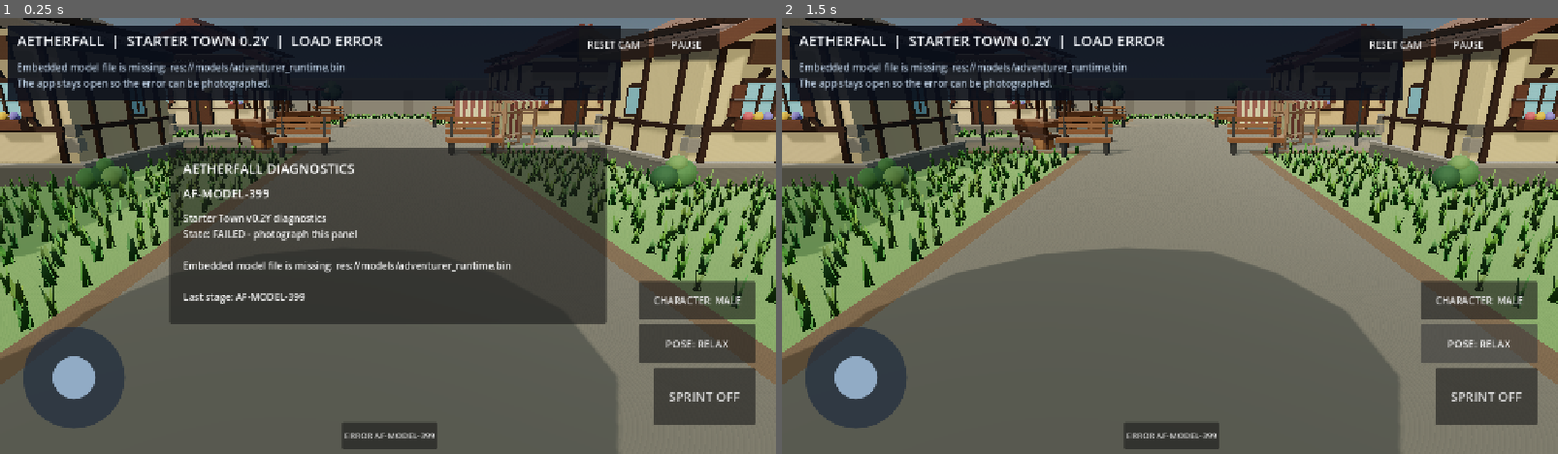
Above: before the commit, frames 1-2 (left to right).
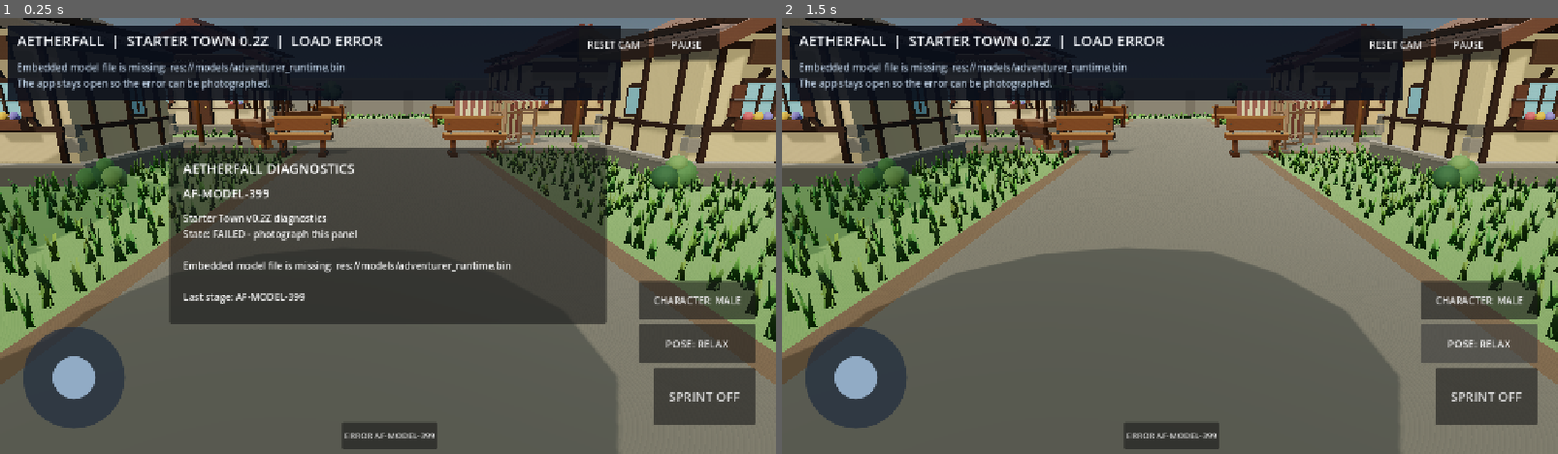
Above: after the commit, the same moments.

Repository: demetrecerrone-star/Aetherfall
Game: Godot game, scene res://starter_town.tscn
The game is run twice, just before and just after one commit, with the same random seed, the same clock (stepped at 60 frames per second) and the same inputs.
Inputs:
- Up to frame 1 (0.25 s): no input
- Up to frame 2 (1.5 s): click "ERROR AF-MODEL-399" at 0.5 s; click "POSE: RELAX" at 1.25 s

The runs differ from the first frame. In frame 1, 9.2% of the frame differs, in the area x 0-100%, y 4-75%; in frame 2, 9.8%.

Commit message:
Restore v0.2Z walkable awning collision, timber lantern posts and medieval benches with wood textures

Diff:
--- a/cleanroom/starter_town.gd
+++ b/cleanroom/starter_town.gd
@@ -257,7 +257,7 @@
             state = "READY - no startup errors detected"
         elif _startup_failed:
             state = "FAILED - photograph this panel"
-        _diag_detail_label.text = "Starter Town v0.2Y diagnostics\nState: " + state + "\n\n" + _diag_detail_text + "\n\nLast stage: " + _diag_code
+        _diag_detail_label.text = "Starter Town v0.2Z diagnostics\nState: " + state + "\n\n" + _diag_detail_text + "\n\nLast stage: " + _diag_code
 
 func _load_town_textures() -> void:
     _town_textures.clear()
@@ -616,9 +616,12 @@
     elif title == "BLACKSMITH":
         facade = "Blacksmith"
     var landmark := not title.is_empty()
+    # Match imported doorway clearance to a standing adventurer. The former
+    # height left several low arches at the player's shoulder level.
+    var doorway_scale := 1.22 if landmark else 1.26
     var desired_size := Vector3(
         width + (0.72 if landmark else 0.38),
-        body_size.y + (3.55 if landmark else 2.72),
+        (body_size.y + (3.55 if landmark else 2.72)) * doorway_scale,
         depth + (0.66 if landmark else 0.36)
     )
     var imported := SceneryReplacement.place(house, facade, desired_size,
@@ -629,20 +632,31 @@
         var shop_label := house.get_node_or_null("Label3D") as Label3D
         if shop_label != null:
             shop_label.position = Vector3(0.0, desired_size.y * 0.58, desired_size.z * 0.52 + 0.16)
-    # Leave a narrow margin for roof eaves and allow the player to approach
-    # the stone doorway instead of colliding with an oversized invisible shell.
-    var solid_half := Vector2(collision_size.x * 0.435, collision_size.z * 0.435)
+    # Use the imported stone/plaster footprint, NOT roof or covered-porch
+    # extents. This leaves sheltered walks beneath the wooden overhangs while
+    # the ground-floor stone walls and closed doors remain solid.
+    var wall_footprint: Rect2 = house.get_meta(
+        "scenery_wall_footprint",
+        Rect2(Vector2(-collision_size.x * 0.37, -collision_size.z * 0.37),
+            Vector2(collision_size.x * 0.74, collision_size.z * 0.74))
+    )
+    var core_center := Vector2(position.x, position.z) + wall_footprint.position + wall_footprint.size * 0.5
+    var core_half := wall_footprint.size * 0.5
     _house_blockers.append({
-        "center": Vector2(position.x, position.z),
-        "half": solid_half + Vector2.ONE * (PLAYER_WORLD_RADIUS + 0.045),
+        "center": core_center,
+        "half": core_half + Vector2.ONE * (PLAYER_WORLD_RADIUS + 0.04),
         "asset": imported,
         "door_stop_z": door_face + PLAYER_WORLD_RADIUS + 0.035,
         "door_half_width": 0.64
     })
-    house.set_meta("collision_half", solid_half)
+    house.set_meta("collision_half", core_half)
+    house.set_meta("collision_center", core_center)
+    house.set_meta("covered_walkway_clearance", true)
+    # Match orbit-camera collision to the masonry too, so the camera may
+    # travel beneath an awning instead of reacting to empty porch air.
     _add_camera_obstacle(
-        Vector3(position.x, collision_size.y * 0.5, position.z),
-        collision_size * Vector3(0.94, 1.0, 0.94)
+        Vector3(core_center.x, collision_size.y * 0.45, core_center.y),
+        Vector3(wall_footprint.size.x, collision_size.y * 0.90, wall_footprint.size.y)
     )
     return house
 
@@ -770,29 +784,37 @@
     bench.position = position
     bench.rotation_degrees.y = yaw
     add_child(bench)
-    # The existing CC0 wood texture now reaches the named slats; iron remains iron.
-    var wood := Color("#795034")
-    var iron := Color("#353739")
-    for row in range(3):
-        var z := -0.20 + float(row) * 0.20
-        var shade := wood.lightened(0.055) if row == 1 else wood
-        _box(bench, "BenchSeatSlat%02d" % row, Vector3(2.0, 0.14, 0.17), Vector3(0, 0.62, z), shade, Vector3.ZERO, 0.82)
-    # Seating faces local -Z; +10 degrees leans the back AWAY from the sitter.
-    # The prior -8 degrees leaned into the sitter's shoulders.
-    for row in range(3):
-        var y := 0.87 + float(row) * 0.22
-        var z := 0.31 + (y - 0.78) * tan(deg_to_rad(10.0))
-        var shade := wood.lightened(0.035) if row == 1 else wood.darkened(0.05)
-        _box(bench, "BenchBackSlat%02d" % row, Vector3(2.0, 0.16, 0.11), Vector3(0, y, z), shade, Vector3(10, 0, 0), 0.85)
-    for x in [-0.79, 0.79]:
-        _box(bench, "IronLeg", Vector3(0.13, 0.59, 0.13), Vector3(x, 0.295, -0.12), iron)
-        _box(bench, "IronRearLeg", Vector3(0.13, 0.59, 0.13), Vector3(x, 0.295, 0.24), iron)
-        _box(bench, "IronBackSupport", Vector3(0.10, 0.77, 0.11), Vector3(x, 1.045, 0.355), iron, Vector3(10, 0, 0))
-    _box(bench, "IronSeatBrace", Vector3(1.75, 0.10, 0.10), Vector3(0, 0.53, -0.06), iron)
-    # Preserve preexisting solid bench boundaries and market clearance.
-    var sx := absf(cos(deg_to_rad(yaw))) * 2.15 + absf(sin(deg_to_rad(yaw))) * 0.85
-    var sz := absf(sin(deg_to_rad(yaw))) * 2.15 + absf(cos(deg_to_rad(yaw))) * 0.85
-    _add_blocker(Vector2(position.x, position.z), Vector2(sx, sz), 0.25)
+    # Rustic medieval trestle bench. Broad oak planks, carved supports and
+    # wrought-iron bolt heads replace the modern metal frame/slatted furniture.
+    var oak := Color("#6b4125")
+    var dark_oak := Color("#44291a")
+    var edge := Color("#91653c")
+    var iron := Color("#383c3c")
+    for x in [-0.75, 0.75]:
+        var px := float(x)
+        _box(bench, "CarvedTrestleFoot", Vector3(0.31, 0.18, 0.75), Vector3(px, 0.10, 0.02), dark_oak)
+        _box(bench, "TrestlePost", Vector3(0.22, 0.57, 0.22), Vector3(px, 0.40, 0.0), oak)
+        _box(bench, "IronFootBand", Vector3(0.245, 0.065, 0.245), Vector3(px, 0.22, 0), iron)
+        _box(bench, "DiagonalWoodBraceFront", Vector3(0.12, 0.51, 0.12),
+            Vector3(px, 0.39, -0.21), dark_oak, Vector3(25.0, 0, 0))
+        _box(bench, "DiagonalWoodBraceBack", Vector3(0.12, 0.51, 0.12),
+            Vector3(px, 0.39, 0.21), dark_oak, Vector3(-25.0, 0, 0))
+    _box(bench, "SolidOakSeat", Vector3(2.20, 0.17, 0.65), Vector3(0.0, 0.74, -0.06), oak)
+    _box(bench, "RoundedSeatEdge", Vector3(2.25, 0.065, 0.70), Vector3(0, 0.842, -0.06), edge)
+    _box(bench, "BackBeam", Vector3(2.10, 0.44, 0.13), Vector3(0, 1.15, 0.30),
+        oak, Vector3(9, 0, 0))
+    _box(bench, "CarvedBackCap", Vector3(2.22, 0.09, 0.16), Vector3(0, 1.42, 0.35), edge)
+    for x in [-0.88, 0.88]:
+        var px := float(x)
+        _box(bench, "BackTrestle", Vector3(0.13, 0.88, 0.14),
+            Vector3(px, 1.05, 0.31), dark_oak, Vector3(9, 0, 0))
+        _sphere(bench, "IronSeatRivet", 0.044, Vector3(px, 0.865, -0.27), iron, 0.33)
+        _sphere(bench, "IronBackRivet", 0.045, Vector3(px, 1.18, 0.22), iron, 0.33)
+    bench.set_meta("bench_style", "medieval_trestle")
+    var sx := absf(cos(deg_to_rad(yaw))) * 2.25 + absf(sin(deg_to_rad(yaw))) * 0.92
+    var sz := absf(sin(deg_to_rad(yaw))) * 2.25 + absf(cos(deg_to_rad(yaw))) * 0.92
+    _add_blocker(Vector2(position.x, position.z), Vector2(sx, sz), 0.24)
+
 
 func _add_barrel(position: Vector3) -> void:
     var barrel := Node3D.new()
@@ -809,22 +831,50 @@
 
 func _add_lamp(position: Vector3) -> void:
     var lamp := Node3D.new()
+    lamp.name = "MedievalStreetLamp"
     lamp.position = position
     add_child(lamp)
-    _tapered_cylinder(lamp, "Post", 0.08, 0.055, 2.7, Vector3(0, 1.35, 0), Color("#2e3337"))
-    _box(lamp, "Arm", Vector3(0.65, 0.08, 0.08), Vector3(0.25, 2.55, 0), Color("#2e3337"))
-    _sphere(lamp, "Lantern", 0.18, Vector3(0.55, 2.40, 0), Color("#ffd889"), 0.28)
+    var timber := Color("#533721")
+    var dark_iron := Color("#363434")
+    var sandstone := Color("#817969")
+    # A small foundation and a carved oak column replace the modern thin pole.
+    _cylinder(lamp, "StonePlinth", 0.15, 0.23, Vector3(0, 0.12, 0), sandstone)
+    _tapered_cylinder(lamp, "OakLampMast", 0.13, 0.085, 2.30,
+        Vector3(0, 1.37, 0), timber)
+    _cylinder(lamp, "ForgedIronCollar", 0.15, 0.13,
+        Vector3(0, 2.41, 0), dark_iron, 0.42)
+    _box(lamp, "LampCrossBeam", Vector3(0.19, 0.17, 0.90),
+        Vector3(0, 2.55, 0.31), timber)
+    _box(lamp, "LampDiagonalBrace", Vector3(0.11, 0.70, 0.11),
+        Vector3(0, 2.29, 0.25), timber, Vector3(-35, 0, 0))
+    _cylinder(lamp, "CanopyFinial", 0.13, 0.17, Vector3(0, 2.78, 0), dark_iron, 0.40)
+    # The actual licensed fantasy lantern is in the existing 20-model pack.
+    # No extra asset download or mobile APK size penalty is required.
+    var hanging := Node3D.new()
+    hanging.name = "QuaterniusLanternMount"
+    hanging.position = Vector3(0, 1.82, 0.52)
+    lamp.add_child(hanging)
+    var imported := SceneryReplacement.place(
+        hanging, "Lantern_Wall", Vector3(0.50, 0.96, 0.77)
+    )
+    if not imported:
+        _box(hanging, "ForgedIronLanternCage", Vector3(0.35, 0.52, 0.35),
+            Vector3(0, 0.42, 0), dark_iron)
+        _sphere(hanging, "WarmGlassGlow", 0.13, Vector3(0, 0.45, 0),
+            Color("#ffd385"), 0.25)
     var glow := OmniLight3D.new()
-    glow.position = Vector3(0.55, 2.40, 0)
+    glow.name = "WarmLanternLight"
+    glow.position = Vector3(0, 2.38, 0.52)
     glow.light_color = Color("#ffd38a")
     glow.light_energy = 0.55
-    glow.omni_range = 3.8
+    glow.omni_range = 4.0
     glow.shadow_enabled = false
     lamp.add_child(glow)
-    # Freestanding street lamps were previously visual-only: fit collision to
-    # the narrow base instead of a giant invisible square around the lantern.
-    _add_circle_blocker(Vector2(position.x, position.z), 0.08, PLAYER_WORLD_RADIUS + 0.025)
-    _add_camera_obstacle(position + Vector3(0.0, 1.35, 0.0), Vector3(0.16, 2.70, 0.16))
+    lamp.set_meta("lamp_style", "medieval_oak_and_lantern")
+    lamp.set_meta("lantern_asset_loaded", imported)
+    _add_circle_blocker(Vector2(position.x, position.z), 0.15, PLAYER_WORLD_RADIUS + 0.025)
+    _add_camera_obstacle(position + Vector3(0, 1.37, 0),
+        Vector3(0.28, 2.75, 0.28))
 
 func _add_wall_segment(position: Vector3, size: Vector3) -> void:
     var stone := Color("#716f68")
@@ -1313,7 +1363,7 @@
 
 func _set_status(title: String, detail: String) -> void:
     if _status != null:
-        _status.text = "AETHERFALL  |  STARTER TOWN 0.2Y  |  " + title
+        _status.text = "AETHERFALL  |  STARTER TOWN 0.2Z  |  " + title
     if _detail != null:
         _detail.text = detail
 
